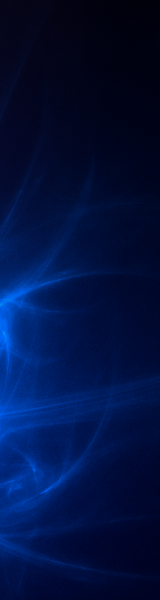
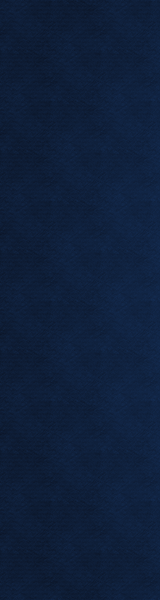
Before/after of a 160x600 layered artwork. What changed in the layer stack:
"Stripes": opacity 15% → 10%, moved it above "Paper copy", painted on it over (0, 0, 160, 600)
renamed "Color#1" to "Paper copy", opacity 20% → 100%, painted on it over (0, 0, 160, 600)
removed layer "Color" (was 20%) over (0, 0, 160, 600)
removed layer "Flame" over (0, 0, 160, 600)
removed layer "Flame Blur" over (0, 0, 160, 600)
"Paper": opacity 20% → 100%, painted on it over (0, 0, 160, 600)
removed layer "Base" (was 20%) over (0, 0, 116, 417)
painted on "Background" over (0, 0, 160, 600)
